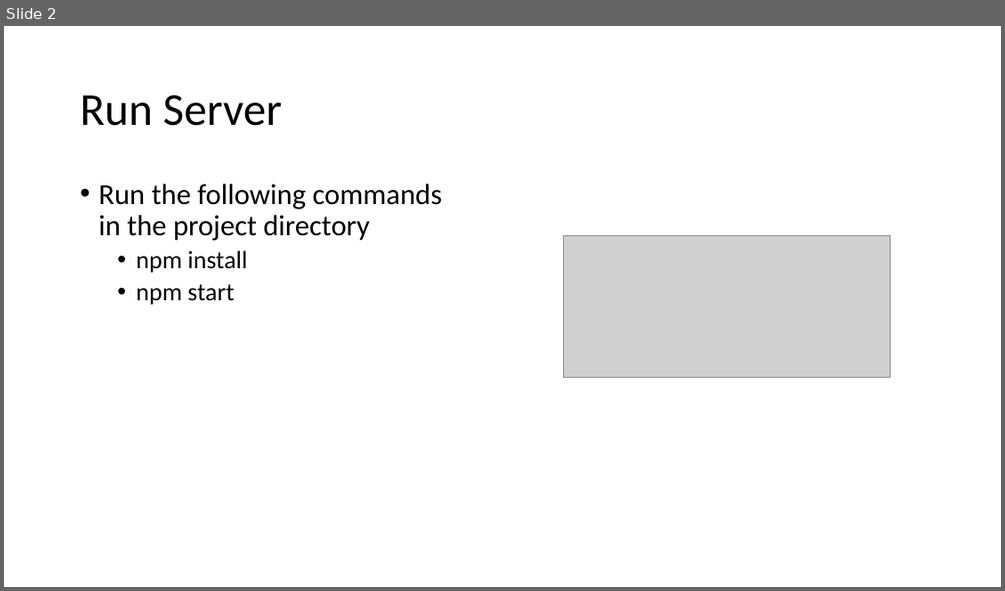
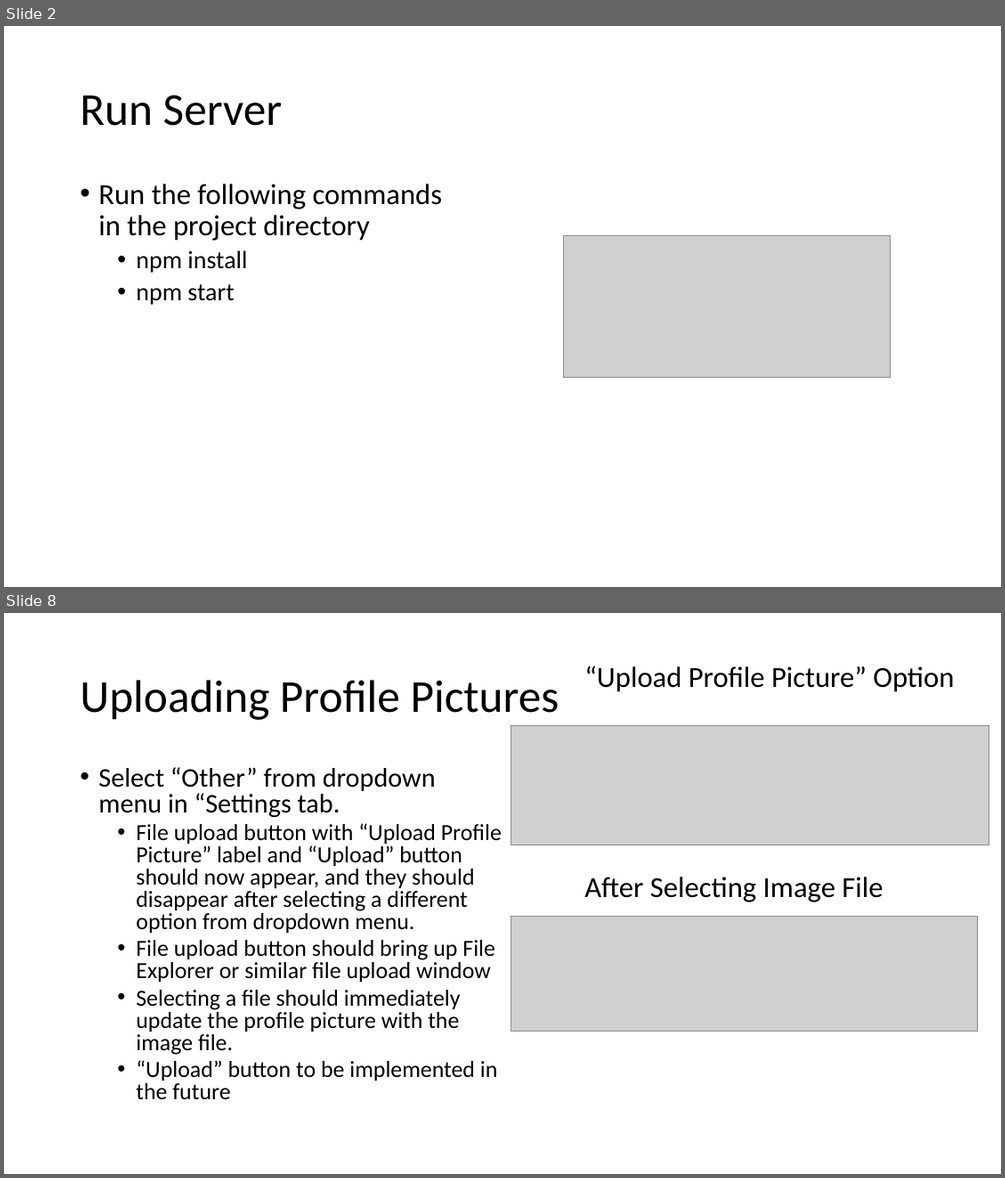
Before and after one commit to tdog191/JamATuna, a slide deck: Test Plan.pptx. Shown one above the other, each under a label of ours: slide 2 before the commit, slides 2 and 8 after it; the slides between them are not shown. The pictures are 1005x591 and 1005x1178 pixels, drawn with LibreOffice and Linux fonts; fonts in the diff are those of the drawing; grey boxes stand for pictures. Boxes give left, top, right and bottom in pixels: in the first picture for what was removed or moved away, otherwise in the second. Text is boxed around its words. In the diff, an @@ line names an element or a change of style, - is before the commit and + after.

Commit message:
Add documentation to 'profile.css', 'users.css', and 'profile.html', update manual test plan for profile, users, and chat pages, and upload another clip art image of a fish for the manual test plan.

```diff
--- a/Test Plan.pptx
+++ b/Test Plan.pptx
@@ slide 8 added at (4, 613, 1001, 1174), background #FFFFFF @@
@@ text added at (584, 666, 954, 692), 28 pt, text #000000 @@
+“Upload Profile Picture” Option
@@ title added at (80, 680, 559, 720), 44 pt, text #000000 @@
+Uploading Profile Pictures
@@ picture added at (511, 725, 989, 845) @@
@@ text added at (98, 767, 502, 1100), 22.2 pt, text #000000 @@
+• Select “Other” from dropdown menu in “Settings tab.
+  • File upload button with “Upload Profile Picture” label and “Upload” button should now appear, and they should disappear after selecting a different option from dropdown menu.
+  • File upload button should bring up File Explorer or similar file upload window
+  • Selecting a file should immediately update the profile picture with the image file.
+  • “Upload” button to be implemented in the future
@@ text added at (584, 876, 882, 902), 28 pt, text #000000 @@
+After Selecting Image File
@@ picture added at (511, 916, 977, 1031) @@
```
Also in this commit, not shown: 6 slides changed, 3 other slides added, 4 other files.
